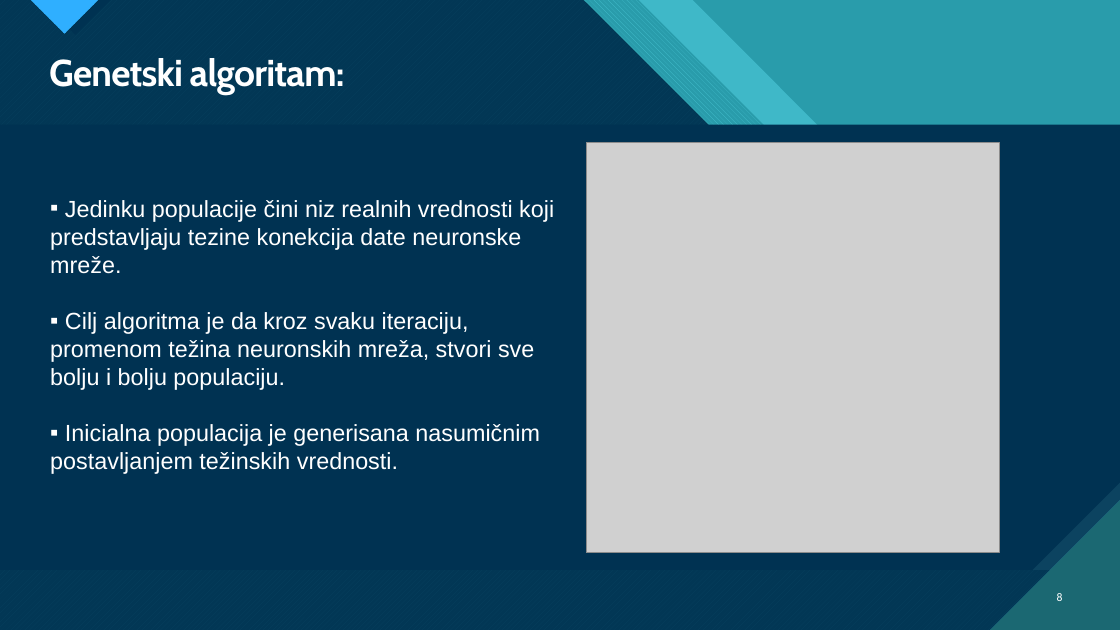
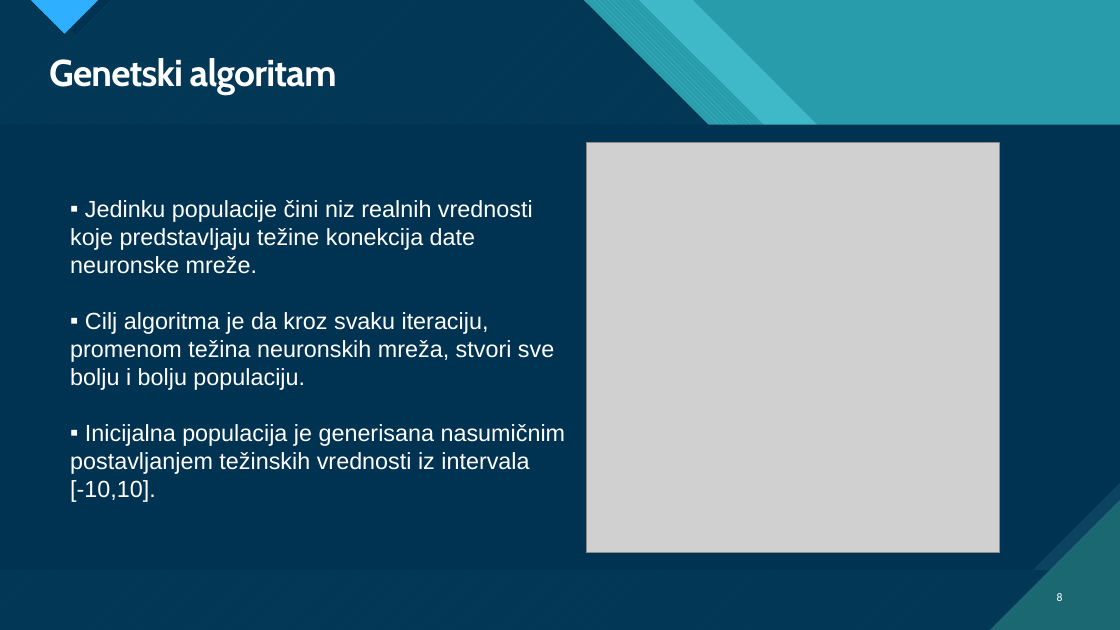
Before and after one commit to Vulkin996/SchShooter-Smart-Bot, a slide deck: slide 8 of Dokumentacija/Presentation.pptx. Drawn at 1120x630 pixels with LibreOffice and Linux fonts; fonts in the diff are those of the drawing; grey boxes stand for pictures. Boxes give left, top, right and bottom in pixels: in the first picture for what was removed or moved away, otherwise in the second. Text is boxed around its words. In the diff, an @@ line names an element or a change of style, - is before the commit and + after.

```diff
--- a/Dokumentacija/Presentation.pptx
+++ b/Dokumentacija/Presentation.pptx
@@ title at <box>49,58,337,94</box>: text changed @@
-Genetski algoritam:
+Genetski algoritam
@@ text "Jedinku populacije čini niz realnih ...": place and size @@
-text "Jedinku populacije čini niz realnih ..." at <box>50,200,554,474</box>
+text "Jedinku populacije čini niz realnih ..." at <box>70,200,566,502</box>
@@ text at <box>70,200,533,274</box>: text changed @@
-▪ Jedinku populacije čini niz realnih vrednosti koji predstavljaju tezine konekcija date neuronske mreže.
+▪ Jedinku populacije čini niz realnih vrednosti koje predstavljaju težine konekcija date neuronske mreže.
@@ text at <box>70,424,566,502</box>: text changed @@
-▪ Inicialna populacija je generisana nasumičnim postavljanjem težinskih vrednosti.
+▪ Inicijalna populacija je generisana nasumičnim postavljanjem težinskih vrednosti iz intervala
+  [-10,10].
```
Also in this commit, not shown: 14 other slides changed, 4 other files.
